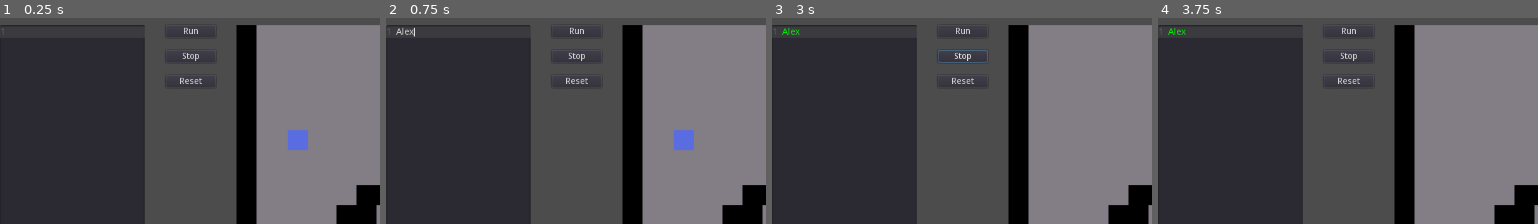
Above: before the commit, frames 1-4 (left to right).
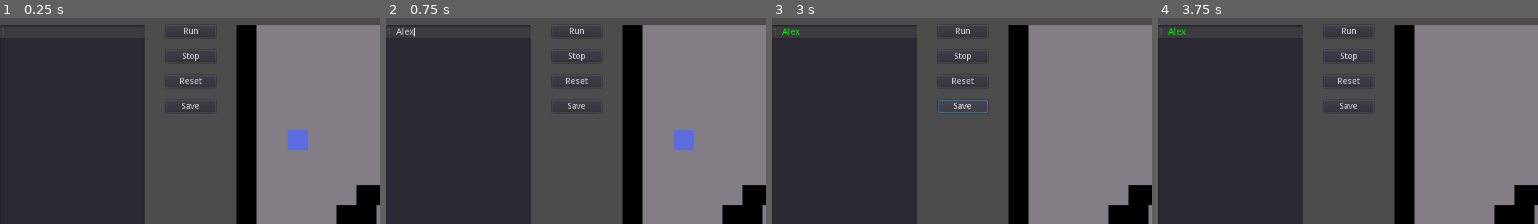
Above: after the commit, the same moments.

Repository: salihfc/code-runner
Game: Godot game, scene res://Main.tscn
Two runs of this game, one before a commit and one after it. Both use one fixed random seed, a clock stepped at 60 frames per second and the inputs below.
Inputs (mouse positions are % of the whole screen's width and height, from its top left):
- Up to frame 1 (0.25 s): no input
- Up to frame 2 (0.75 s): click (10, 34) at 0.52 s; type "Alex" at 0.6 s
- Up to frame 3 (3 s): click "Run" at 1.25 s; click "Stop" at 2 s; click (26, 21) at 2.75 s, where only the run after the commit has a clickable "Save"
- Up to frame 4 (3.75 s): click "Clear" at 3.5 s
The pictures show only the part of the screen within x 1-51%, y 0-50%; the shares and areas given below are measured in that part.

The runs differ from the first frame. In frame 1, 0.1% of the frame differs, in the area x 44-56%, y 41-46%; in frame 2, 0.1%; in frame 3, 0.4%, in the area x 43-57%, y 15-47%; in frame 4, 0.1%.

Commit message:
VAR keyword added

Diff:
--- a/Analyzer.gd
+++ b/Analyzer.gd
@@ -86,10 +86,12 @@
 var processing := false
 var current_line_processed := true
 var current_line :int= 1
+var first_cycle := true
 onready var line_timer = $Timer
 
 var _LINE_TIME := 0.1
 var _DELAY_ACTIVE := true
+
 
 func reset() -> void:
 	lines = PoolStringArray([])
@@ -98,10 +100,14 @@
 	processing = false
 	current_line_processed = true
 	current_line = 1
+	first_cycle = true
+
+
+func _ready() -> void:
+	pass
 
 
 func _process(delta: float) -> void:
-
 	if processing:
 		current_line = 0
 		while current_line < lines.size():
@@ -109,29 +115,32 @@
 			text_edit.cursor_set_line(current_line)
 			run_instruction(current_line)
 
-
-#func _process(delta: float) -> void:
-#
-#	if processing and current_line < lines.size():
-#		text_edit.cursor_set_line(current_line)
-#
-#		if current_line_processed and\
-#			((not _DELAY_ACTIVE) or line_timer.time_left < 0.01):
-#			# go to next line
-#
-#			current_line_processed = false
-##			prints("current line: [%s]" % current_line)
-#			line_timer.start(_LINE_TIME)
-#			run_instruction(current_line)
-#			current_line_processed = true
-#	elif current_line == lines.size():
-#		current_line = 0
+	first_cycle = false
+
+
+"""
+func _process(delta: float) -> void:
+
+	if processing and current_line < lines.size():
+		text_edit.cursor_set_line(current_line)
+
+		if current_line_processed and
+			((not _DELAY_ACTIVE) or line_timer.time_left < 0.01):
+			# go to next line
+
+			current_line_processed = false
+#			prints("current line: [%s]" % current_line)
+			line_timer.start(_LINE_TIME)
+			run_instruction(current_line)
+			current_line_processed = true
+	elif current_line == lines.size():
+		current_line = 0
+"""
 
 
 func run_instruction(line_number:int) -> void:
 
 	# check if comment
-
 	if lines[line_number].begins_with("#"):
 		current_line += 1
 		return
@@ -155,6 +164,7 @@
 				current_line = jump_table[jump_target]
 			else:
 				assert(0)
+
 		"JI", "JN": # Jump If | Jump Not If
 			var line :String= lines[line_number]
 			var first_space = line.find(" ")
@@ -174,6 +184,28 @@
 					current_line += 1
 			else:
 				assert(0)
+
+		"VAR":
+			if not first_cycle:
+				var target_ref = args[1]
+				var source_ref_or_val
+				if args.size() == 3:
+					source_ref_or_val = args[2]
+				else:
+					source_ref_or_val = ""
+
+				if not is_valid_var_name(target_ref):
+					assert(0)
+
+				if source_ref_or_val != "":
+					if var_table.has(source_ref_or_val):
+						var_table[target_ref] = var_table[source_ref_or_val]
+					elif query_table.has(source_ref_or_val):
+						var_table[target_ref] = query(source_ref_or_val)
+					else:
+						var_table[target_ref] = evaluate_expression(args[2])
+			current_line += 1
+
 		"PUT": # Assignment operation A = 5, A = B, A = B + 5
 			var target_ref = args[1]
 			var source_ref_or_val = args[2]
@@ -183,6 +215,8 @@
 
 			if var_table.has(source_ref_or_val):
 				var_table[target_ref] = var_table[source_ref_or_val]
+			elif query_table.has(source_ref_or_val):
+				var_table[target_ref] = query(source_ref_or_val)
 			else:
 				var_table[target_ref] = evaluate_expression(args[2])
 
@@ -226,8 +260,8 @@
 			console._print("%s: %s" % [expression, String(eval)])
 
 		_:
-#			prints("Warning: line skipped [%s]" % line_number)
-			evaluate_expression(lines[line_number])
+			prints("Warning: line skipped [%s]" % line_number)
+#			evaluate_expression(lines[line_number])
 			current_line += 1
 
 
@@ -293,7 +327,7 @@
 		prints("%s :: %s" % [i, lines[i]])
 		var line = lines[i]
 		if line.begins_with("WHILE"):
-			var args = line.lstrip("WHILE ")
+			var args = strip_arg_left(line)
 			var last_space = args.rfind(" ")
 			var label = args.right(last_space+1)
 			if not jump_table.has(label):
@@ -301,6 +335,7 @@
 			else:
 				while_binds[label] = i
 
+	prints("PREPASS OK")
 
 func is_keyword(word : String) -> bool:
 	return GLOBAL.keywords.has(word)
@@ -559,6 +594,32 @@
 	return str2var(var_str)
 
 
+"""
+	Strip func tests:
+
+	var expression = "WHILE (TESTING & ERROR ) ME"
+	prints("strip_arg_left:[%s]" % strip_arg_left(expression))
+	prints("get_arg_left:[%s]" % get_arg_left(expression))
+	prints("strip_arg_right:[%s]" % strip_arg_right(expression))
+	prints("get_arg_right:[%s]" % get_arg_right(expression))
+"""
+
+func strip_arg_left(expression : String) -> String:
+	return expression.right(expression.find(" ") + 1)
+
+
+func strip_arg_right(expression : String) -> String:
+	return expression.substr(0, expression.rfind(" "))
+
+
+func get_arg_left(expression : String) -> String:
+	return expression.substr(0, expression.find(" "))
+
+
+func get_arg_right(expression : String) -> String:
+	return expression.right(expression.rfind(" ") + 1)
+
+
 func is_operator(a) -> bool:
 	return operators.has(a)
 
--- a/Global.gd
+++ b/Global.gd
@@ -35,6 +35,10 @@
 	"JU" ,
 	"JI" ,
 	"JN" ,
+	"CALL",
+	"VAR",
+	"PUT",
+
 	"JUMP" ,
 	"MOVE" ,
 
@@ -58,5 +62,4 @@
 	"R" ,
 	"D" ,
 
-	"CALL",
 ]
--- a/Main.gd
+++ b/Main.gd
@@ -17,6 +17,8 @@
 	if Input.is_action_just_pressed("run"):
 		$Analyzer._on_Analyze_pressed()
 
+	if Input.is_action_just_pressed("save_code"):
+		save_text_edit()
 
 func _on_exit() -> void:
 	get_tree().quit()
@@ -34,3 +36,7 @@
 
 func _on_Main_tree_exiting() -> void:
 	save_text_edit()
+
+
+func _on_Save_pressed() -> void:
+	save_text_edit()
--- a/Main.tscn
+++ b/Main.tscn
@@ -55,6 +55,15 @@
 margin_right = 80.0
 margin_bottom = 100.0
 text = "Reset"
+__meta__ = {
+"_edit_use_anchors_": false
+}
+
+[node name="Save" type="Button" parent="UI/Buttons"]
+margin_top = 120.0
+margin_right = 80.0
+margin_bottom = 140.0
+text = "Save"
 __meta__ = {
 "_edit_use_anchors_": false
 }
@@ -142,6 +151,7 @@
 [connection signal="pressed" from="UI/Buttons/Analyze" to="Analyzer" method="_on_Analyze_pressed"]
 [connection signal="pressed" from="UI/Buttons/Stop" to="Analyzer" method="_on_Stop_pressed"]
 [connection signal="pressed" from="UI/Buttons/Reset" to="UI/TextEdit" method="_on_Reset_pressed"]
+[connection signal="pressed" from="UI/Buttons/Reset" to="Analyzer" method="_on_Reset_pressed"]
 [connection signal="pressed" from="UI/Buttons/Reset" to="ViewportContainer/Viewport/Game" method="_on_Reset_pressed"]
-[connection signal="pressed" from="UI/Buttons/Reset" to="Analyzer" method="_on_Reset_pressed"]
+[connection signal="pressed" from="UI/Buttons/Save" to="." method="_on_Save_pressed"]
 [connection signal="pressed" from="UI/Clear" to="UI/Panel/Output" method="_on_Clear_pressed"]
--- a/Player/MovementController.gd
+++ b/Player/MovementController.gd
@@ -1,6 +1,8 @@
 extends Node
 
 onready var player = get_parent()
+onready var jump_timer = $JumpTimer
+
 var ct = 0
 
 func move(direction: Vector2) -> void:
@@ -8,8 +10,11 @@
 
 func jump(multiplier) -> void:
 
+	multiplier = clamp(multiplier, 0, 1)
+
 #	prints("jump command [%s]" % player.is_on_floor())
-	if player.is_on_floor():
+	if player.is_on_floor() and jump_timer.is_stopped():
 		prints("JUMP %s", ct)
 		ct += 1
 		player.velocity += Vector2.UP * player.jump_strength * multiplier
+		jump_timer.start(1)
--- a/Player/Player.gd
+++ b/Player/Player.gd
@@ -7,7 +7,7 @@
 
 var MAX_VELOCITY := 100.0
 var SPEED := 60.0
-var jump_strength := 220.0
+var jump_strength := 400.0
 
 var velocity := Vector2.ZERO
 
--- a/Player/Player.tscn
+++ b/Player/Player.tscn
@@ -26,6 +26,8 @@
 
 [node name="MovementController" type="Node" parent="."]
 script = ExtResource( 3 )
+
+[node name="JumpTimer" type="Timer" parent="MovementController"]
 
 [node name="InputController" type="Node" parent="."]
 script = ExtResource( 4 )
--- a/UI/TextEdit.gd
+++ b/UI/TextEdit.gd
@@ -7,9 +7,12 @@
 	"CALL" : Color.orange,
 	"WHILE" : Color.orange,
 	"PRINT" : Color.orange,
+	"PUT" : Color.orange,
+	"VAR" : Color.orange,
 
-	"JUMP" : Color.blueviolet,
-	"MOVE" : Color.blueviolet,
+	"JUMP" : Color.darkcyan,
+	"MOVE" : Color.darkcyan,
+
 	"GD_U" : Color.blueviolet,
 	"GD_UL" : Color.blueviolet,
 	"GD_UR" : Color.blueviolet,
--- a/project.godot
+++ b/project.godot
@@ -59,6 +59,11 @@
 "events": [ Object(InputEventKey,"resource_local_to_scene":false,"resource_name":"","device":0,"alt":false,"shift":false,"control":true,"meta":false,"command":true,"pressed":false,"scancode":16777221,"unicode":0,"echo":false,"script":null)
  ]
 }
+save_code={
+"deadzone": 0.5,
+"events": [ Object(InputEventKey,"resource_local_to_scene":false,"resource_name":"","device":0,"alt":false,"shift":false,"control":true,"meta":false,"command":true,"pressed":false,"scancode":83,"unicode":0,"echo":false,"script":null)
+ ]
+}
 
 [layer_names]
 
Not shown, changed: notes.txt
